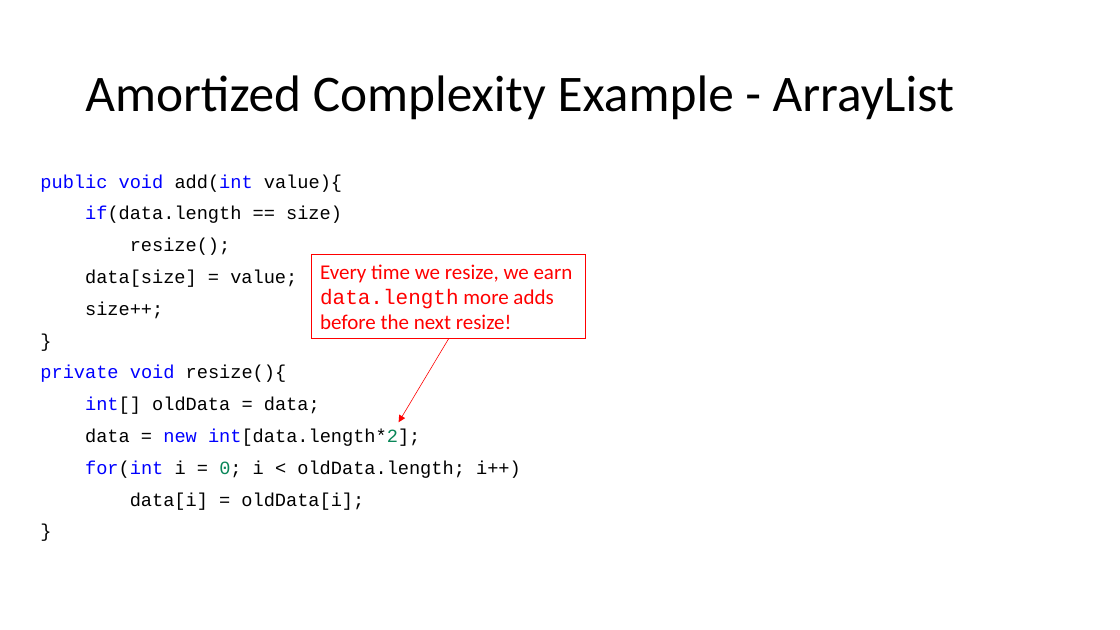
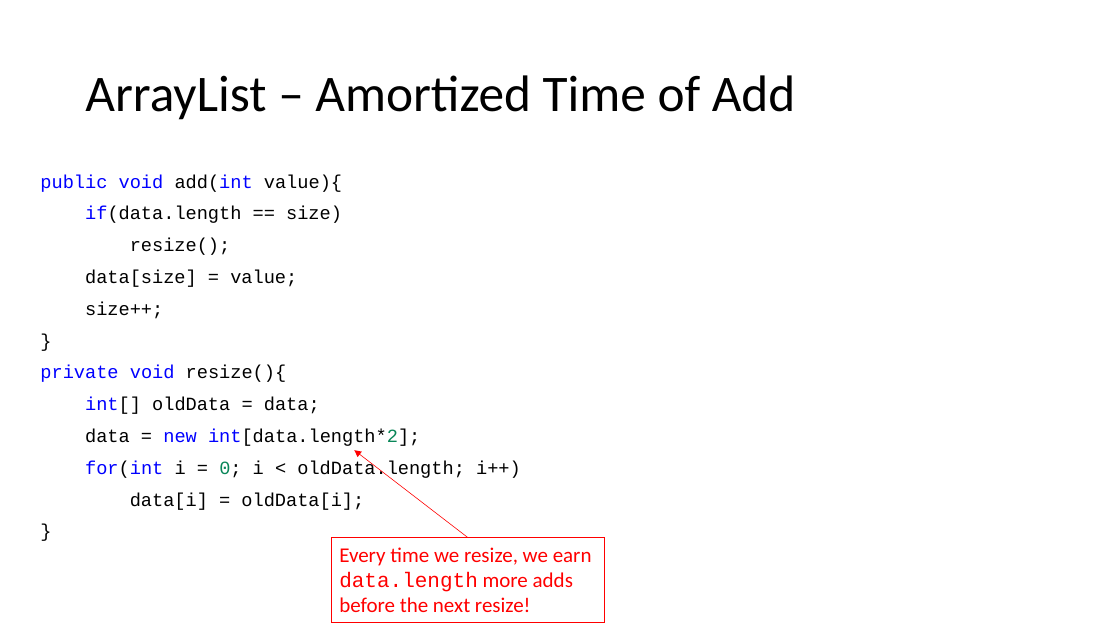
Before and after one commit to natebrunelle/cse332, a slide deck: slide 32 of demo_site/files/slides/lecture2_analysis1_inkb.pptx (slide 30 before the commit). Drawn at 1120x630 pixels with LibreOffice and Linux fonts; fonts in the diff are those of the drawing; grey boxes stand for pictures. Boxes give left, top, right and bottom in pixels: in the first picture for what was removed or moved away, otherwise in the second. Text is boxed around its words. In the diff, an @@ line names an element or a change of style, - is before the commit and + after.

```diff
--- a/demo_site/files/slides/lecture2_analysis1_inkb.pptx
+++ b/demo_site/files/slides/lecture2_analysis1_inkb.pptx
@@ title at (85, 75, 796, 120): text changed @@
-Amortized Complexity Example - ArrayList
+ArrayList – Amortized Time of Add
@@ arrow moved from (449, 339) - (399, 423) to (468, 538) - (355, 450) @@
@@ rectangle "Every time we resize, we ...": place and size @@
-rectangle "Every time we resize, we ..." at (312, 255, 585, 339)
+rectangle "Every time we resize, we ..." at (331, 538, 604, 623)
```
Also in this commit, not shown: 13 other slides changed, 2 slides added, 5 other files.
